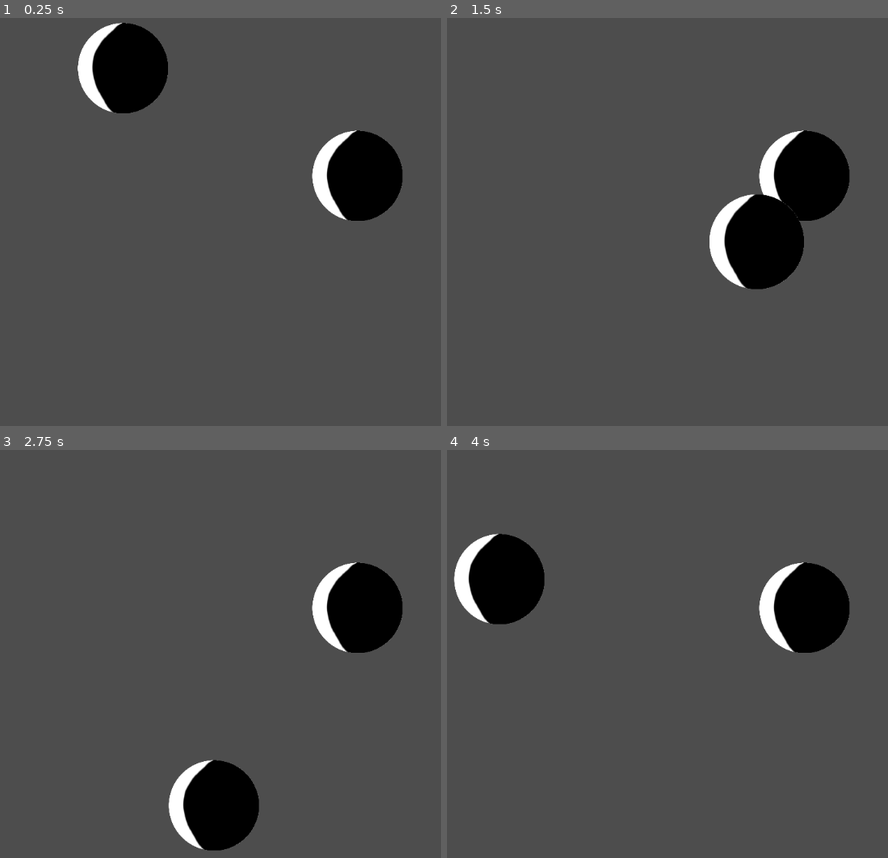
Above: before the commit, frames 1-4 (two rows, left to right).
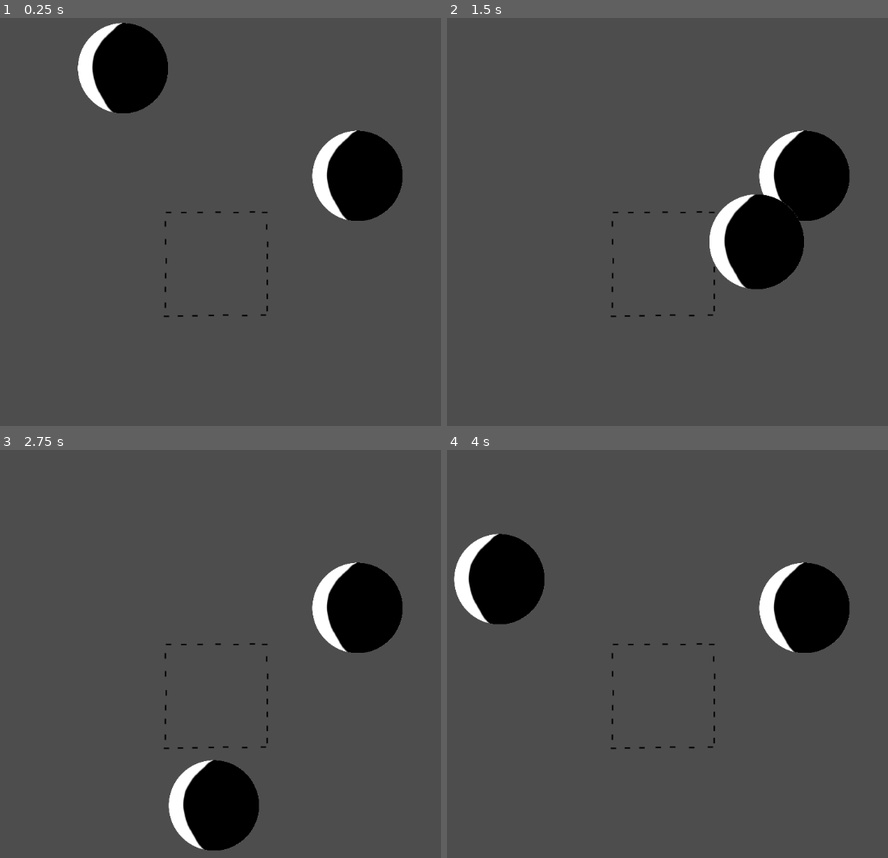
Above: after the commit, the same moments.

Repository: yusufvg/half-moon-game
Game: Godot game, scene res://Main.tscn
Two runs of this game, one before a commit and one after it. Both use one fixed random seed, a clock stepped at 60 frames per second and the inputs below.
Inputs (mouse positions are in pixels of both pictures, inside the frame that each line leads up to):
- Up to frame 1 (0.25 s): no input
- Up to frame 2 (1.5 s): tap Enter at 0.5 s; drag from (570, 66) to (804, 177) at 0.52 s; drag from (804, 177) to (663, 372) at 1.27 s
- Up to frame 3 (2.75 s): tap Space at 2 s; move the mouse to (313, 535) at 2.02 s; click (313, 535) at 2.17 s
- Up to frame 4 (4 s): tap Enter at 2.75 s; drag from (663, 804) to (499, 580) at 2.77 s; move the mouse to (887, 772) at 3.52 s; click (887, 772) at 3.67 s

The runs differ from the first frame. In frame 1, 0.1% of the frame differs, in the area x 37-61%, y 47-74%; in frame 2, 0.1%; in frame 3, 0.1%; in frame 4, 0.1%.

Commit message:
creating card slots

Diff:
--- a/CardManager.gd
+++ b/CardManager.gd
@@ -1,6 +1,7 @@
 extends Node2D
 
 const COLLISION_MASK_CARD = 1
+const COLLISION_MASK_SLOT = 2
 
 var screen_size
 var card_being_dragged
@@ -18,8 +19,10 @@
 func _input(event: InputEvent) -> void:
 	if event is InputEventMouseButton and event.button_index == MOUSE_BUTTON_LEFT:
 		if event.pressed:
+			print('yvangieson: checking for card on click')
 			var card = raycast_check_for_card()
 			if card:
+				print('yvangieson: card found')
 				start_drag(card)
 		else:
 			if card_being_dragged:
@@ -32,6 +35,12 @@
 
 func finish_drag():
 	card_being_dragged.scale = Vector2(1.05, 1.05)
+	var slot = raycast_check_for_card_slot()
+	if slot and not slot.card_in_slot:
+		card_being_dragged.position = slot.position
+		card_being_dragged.get_node("Area2D/CollisionShape2D").disabled = true
+		slot.card_in_slot = true
+
 	card_being_dragged = null
 
 func connect_card_signals(card):
@@ -74,6 +83,17 @@
 		return get_card_with_highest_z_index(result)
 	return null
 
+func raycast_check_for_card_slot():
+	var space_state = get_world_2d().direct_space_state
+	var parameters = PhysicsPointQueryParameters2D.new()
+	parameters.position = get_global_mouse_position()
+	parameters.collide_with_areas = true
+	parameters.collision_mask = COLLISION_MASK_SLOT
+	var result = space_state.intersect_point(parameters)
+	if (result.size() > 0):
+		return result[0].collider.get_parent()
+	return null
+
 func get_card_with_highest_z_index(cards):
 	var top_card = cards[0].collider.get_parent()
 	var top_index = top_card.z_index
--- /dev/null
+++ b/CardSlot.gd
@@ -0,0 +1,3 @@
+extends Node2D
+
+var card_in_slot = false
--- /dev/null
+++ b/CardSlot.tscn
@@ -0,0 +1,23 @@
+[gd_scene load_steps=4 format=3 uid="uid://b208kaxpvtc24"]
+
+[ext_resource type="Texture2D" uid="uid://soy61833e27f" path="res://assets/slot.png" id="1_6knt1"]
+[ext_resource type="Script" path="res://CardSlot.gd" id="1_lry4w"]
+
+[sub_resource type="RectangleShape2D" id="RectangleShape2D_ls5b8"]
+size = Vector2(179, 179)
+
+[node name="CardSlot" type="Node2D"]
+position = Vector2(0, 1)
+script = ExtResource("1_lry4w")
+
+[node name="CardSlotImage" type="Sprite2D" parent="."]
+scale = Vector2(0.3, 0.3)
+texture = ExtResource("1_6knt1")
+
+[node name="Area2D" type="Area2D" parent="."]
+collision_layer = 2
+collision_mask = 2
+
+[node name="CollisionShape2D" type="CollisionShape2D" parent="Area2D"]
+position = Vector2(1.5, 0.5)
+shape = SubResource("RectangleShape2D_ls5b8")
--- a/Main.tscn
+++ b/Main.tscn
@@ -1,9 +1,13 @@
-[gd_scene load_steps=3 format=3 uid="uid://d2dkxyuhehc6p"]
+[gd_scene load_steps=4 format=3 uid="uid://d2dkxyuhehc6p"]
 
 [ext_resource type="Script" path="res://CardManager.gd" id="1_1ckoo"]
 [ext_resource type="PackedScene" uid="uid://bw22wxpualqaa" path="res://Card.tscn" id="2_ttlwj"]
+[ext_resource type="PackedScene" uid="uid://b208kaxpvtc24" path="res://CardSlot.tscn" id="3_e5w4i"]
 
 [node name="Main" type="Node2D"]
+
+[node name="CardSlot" parent="." instance=ExtResource("3_e5w4i")]
+position = Vector2(488, 572)
 
 [node name="CardManager" type="Node2D" parent="."]
 script = ExtResource("1_1ckoo")
